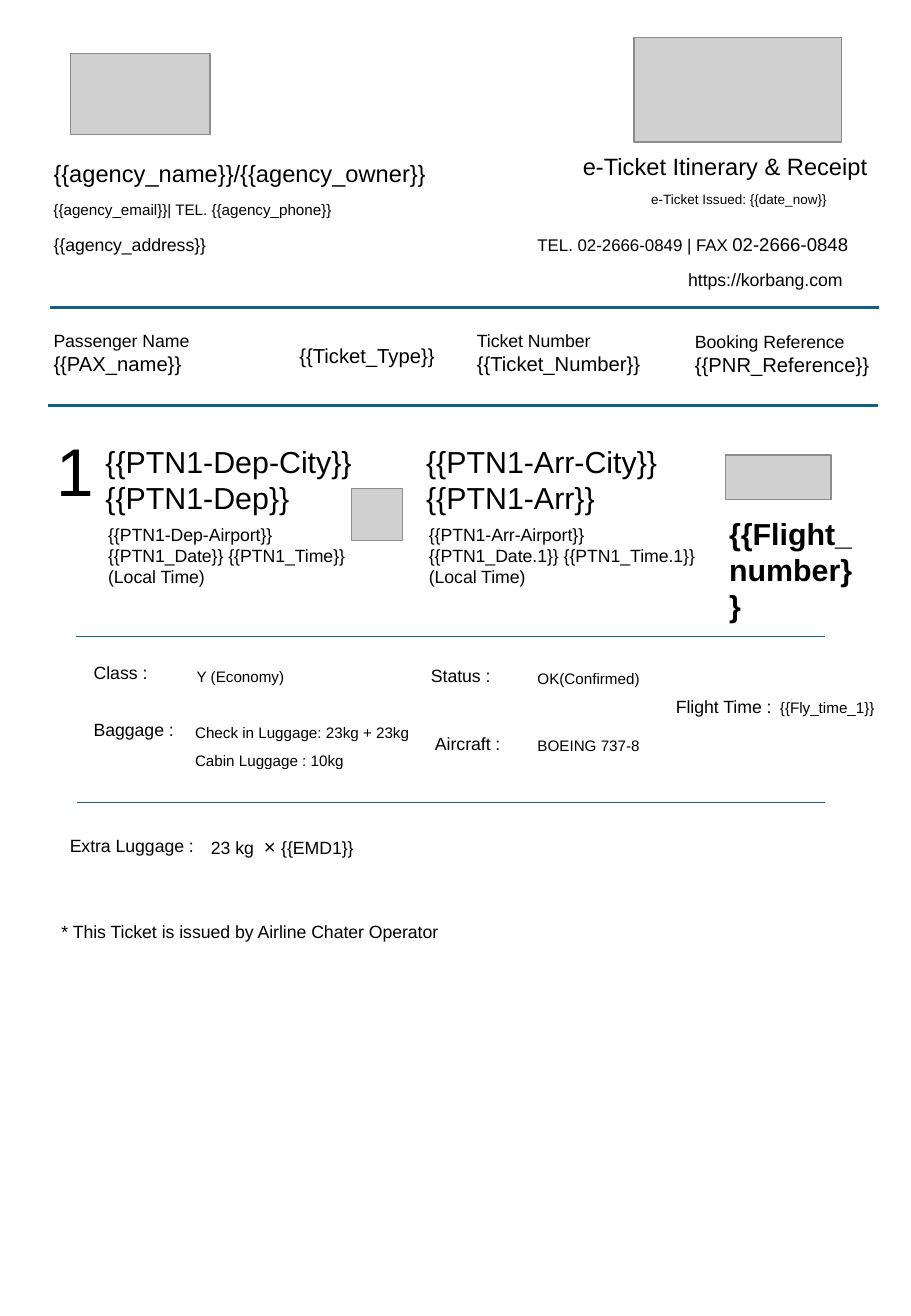
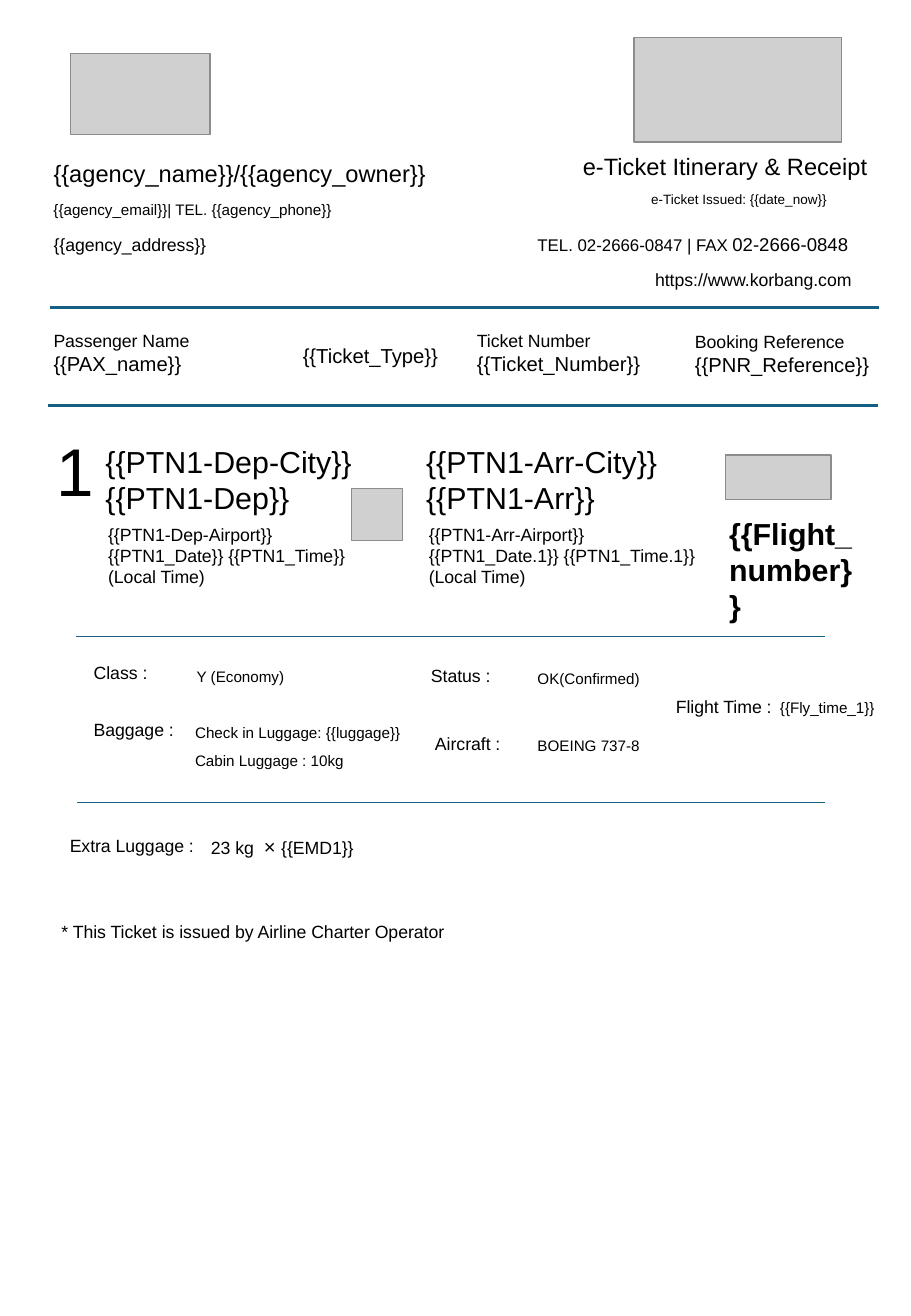
Before and after one commit to shehab-01/airline-ticket-printing-system, a slide deck: slide 1 of backend/templates/ticket_template_oneway.pptx. Drawn at 911x1316 pixels with LibreOffice and Linux fonts; fonts in the diff are those of the drawing; grey boxes stand for pictures. Boxes give left, top, right and bottom in pixels: in the first picture for what was removed or moved away, otherwise in the second. Text is boxed around its words. In the diff, an @@ line names an element or a change of style, - is before the commit and + after.

Commit message:
added BOS passenger type

```diff
--- a/backend/templates/ticket_template_oneway.pptx
+++ b/backend/templates/ticket_template_oneway.pptx
@@ text at (x1=537, y1=238, x2=848, y2=252): text changed @@
-TEL. 02-2666-0849 | FAX 02-2666-0848
+TEL. 02-2666-0847 | FAX 02-2666-0848
@@ text at (x1=655, y1=273, x2=851, y2=290): text changed @@
-https://korbang.com
+https://www.korbang.com
@@ text "{{Ticket_Type}}" moved from (x1=299, y1=348, x2=434, y2=368) to (x1=303, y1=348, x2=438, y2=368) @@
@@ text at (x1=195, y1=727, x2=400, y2=741): text changed @@
-Check in Luggage: 23kg + 23kg
+Check in Luggage: {{luggage}}
@@ text at (x1=73, y1=925, x2=444, y2=942): text changed @@
-* This Ticket is issued by Airline Chater Operator
+* This Ticket is issued by Airline Charter Operator
```
Also in this commit, not shown: 5 other files.
